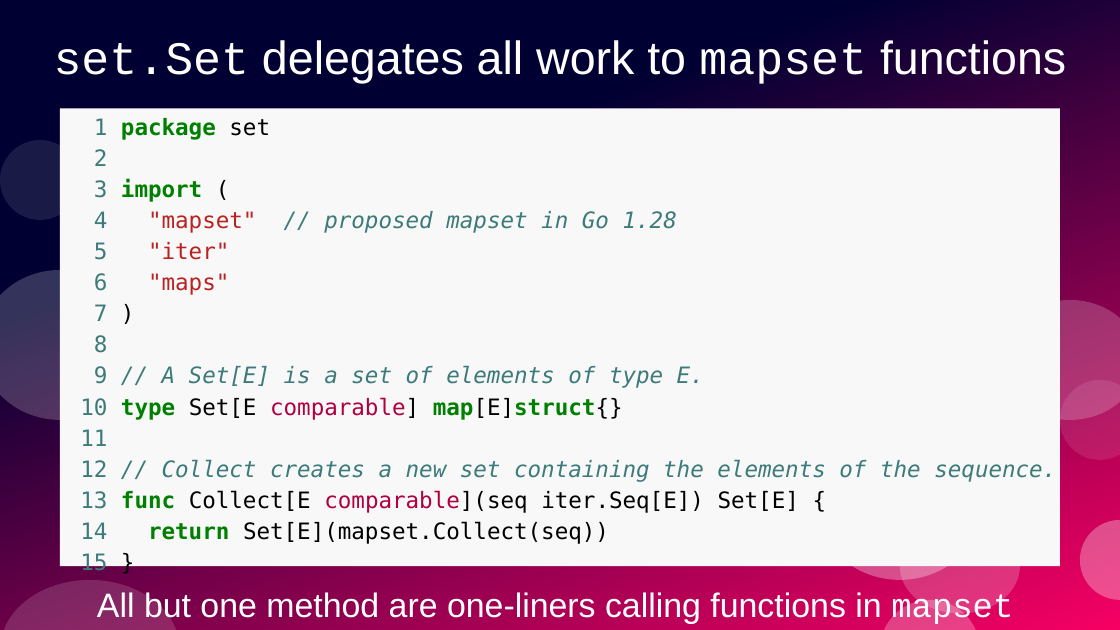
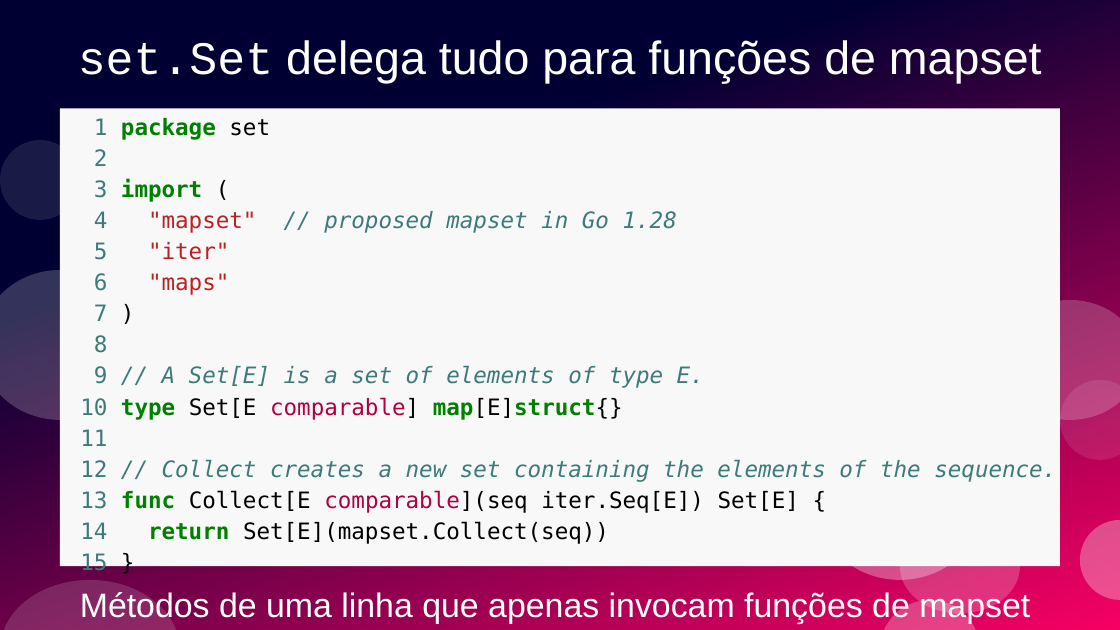
Before and after one commit to ramalho/sets-in-go, a slide deck: slide 61 of conj-em-go1_28.odp (slide 58 before the commit). Drawn at 1120x630 pixels with LibreOffice and Linux fonts; fonts in the diff are those of the drawing. Boxes give left, top, right and bottom in pixels: in the first picture for what was removed or moved away, otherwise in the second. Text is boxed around its words. In the diff, an @@ line names an element or a change of style, - is before the commit and + after.

```diff
--- a/conj-em-go1_28.odp
+++ b/conj-em-go1_28.odp
@@ title at box(78, 40, 1042, 83): text changed @@
-set.Set delegates all work to mapset functions
+set.Set delega tudo para funções de mapset
@@ text at box(80, 590, 1030, 624): text changed @@
-All but one method are one-liners calling functions in mapset
+Métodos de uma linha que apenas invocam funções de mapset
```
Also in this commit, not shown: 52 other slides changed, 12 slides added, 9 slides removed, 5 other files.
